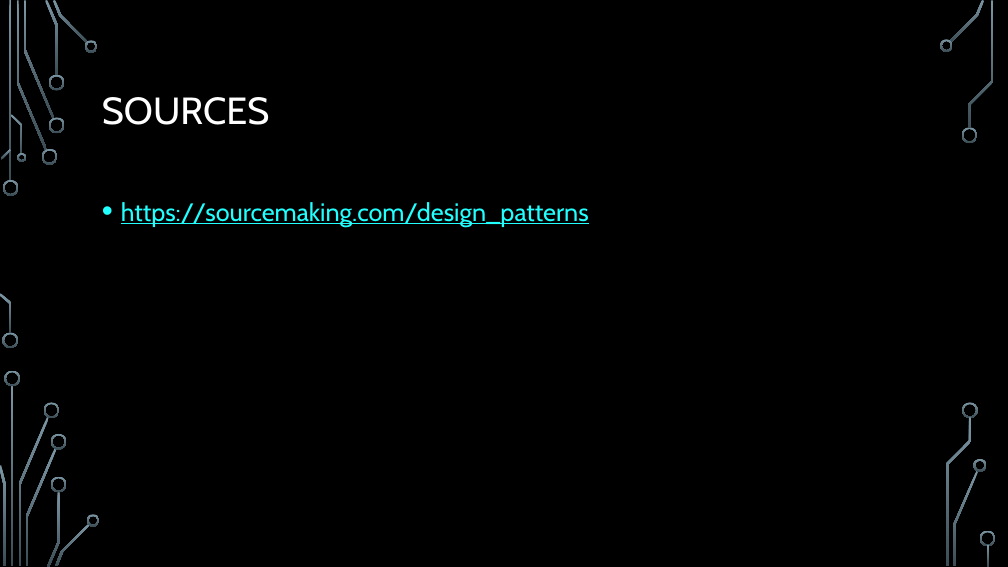
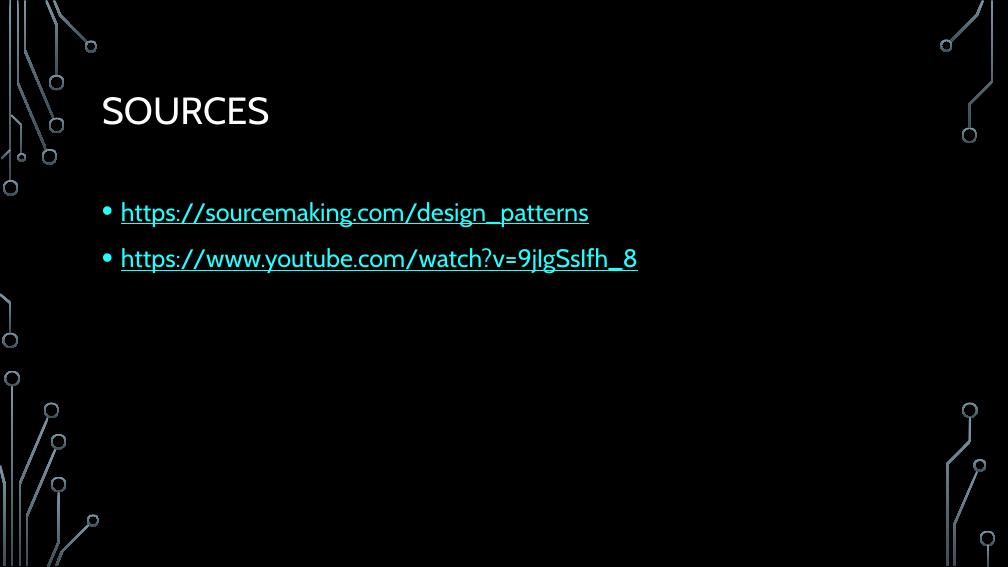
Before and after one commit to RedwanAlbadawi/CS5551_ASE, a slide deck: slide 3 of Design Patterns/Bridge Design Pattern.pptx. Drawn at 1008x567 pixels with LibreOffice and Linux fonts; fonts in the diff are those of the drawing; background and template pictures are left out. Boxes give left, top, right and bottom in pixels: in the first picture for what was removed or moved away, otherwise in the second. Text is boxed around its words. In the diff, an @@ line names an element or a change of style, - is before the commit and + after.

```diff
--- a/Design Patterns/Bridge Design Pattern.pptx
+++ b/Design Patterns/Bridge Design Pattern.pptx
@@ text at [121,248,638,273]: paragraph added @@
+• https://www.youtube.com/watch?v=9jIgSsIfh_8
```
Also in this commit, not shown: 1 other slide changed.
